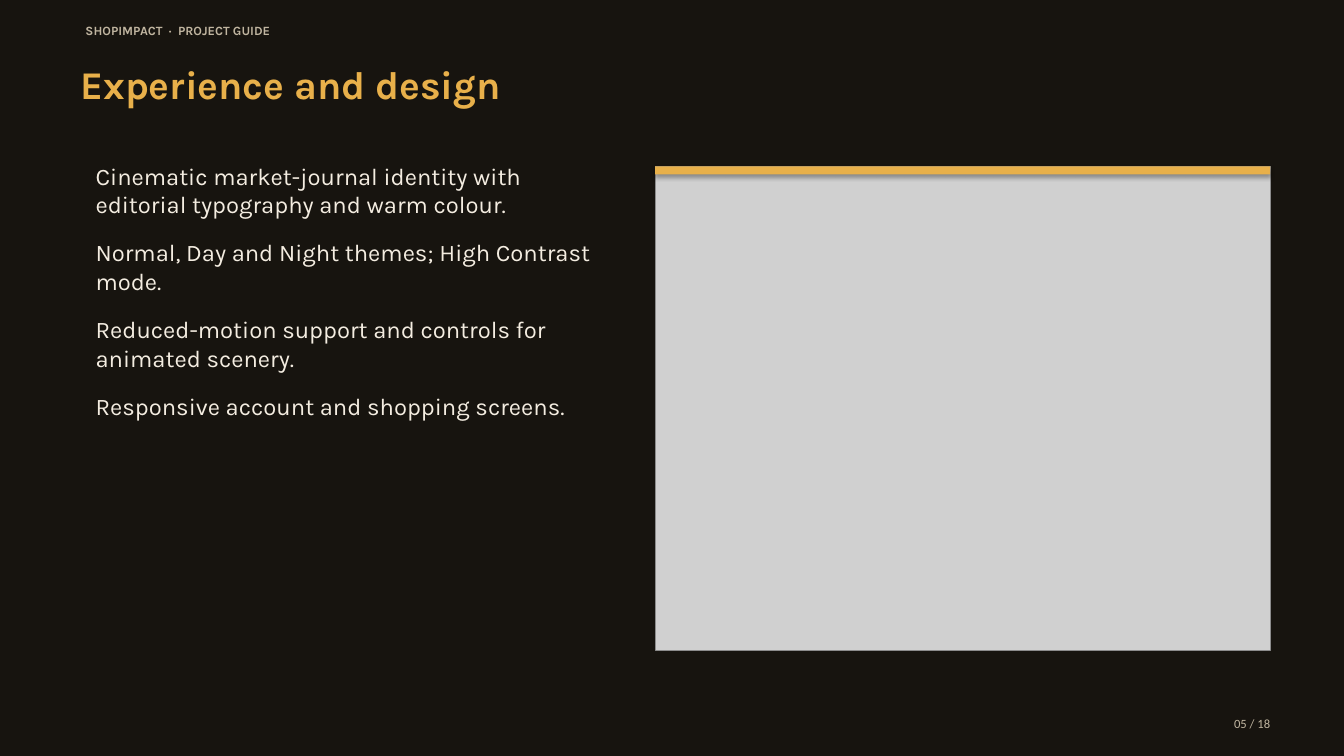
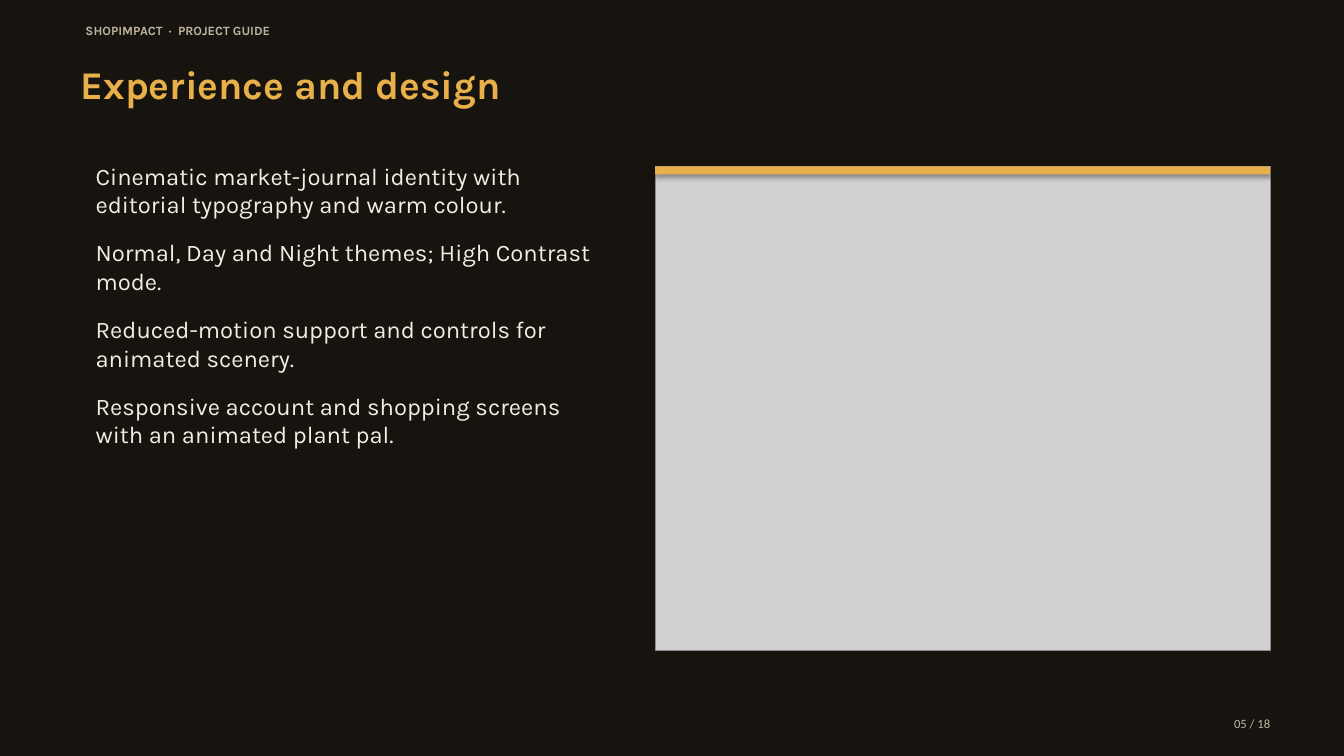
Before and after one commit to kavin-beep/IDAI102_1000527_ShopImpactAI_Kavin-K, a slide deck: slide 5 of output/presentation/ShopImpact_Vibrant_Deck.pptx. Drawn at 1344x756 pixels with LibreOffice and Linux fonts; fonts in the diff are those of the drawing; grey boxes stand for pictures. Boxes give left, top, right and bottom in pixels: in the first picture for what was removed or moved away, otherwise in the second. Text is boxed around its words. In the diff, an @@ line names an element or a change of style, - is before the commit and + after.

```diff
--- a/output/presentation/ShopImpact_Vibrant_Deck.pptx
+++ b/output/presentation/ShopImpact_Vibrant_Deck.pptx
@@ text at (96, 398, 560, 449): text changed @@
-Responsive account and shopping screens.
+Responsive account and shopping screens with an animated plant pal.
```
Also in this commit, not shown: 8 other slides changed, 1 slide added, 1 slide removed, 13 other files.
